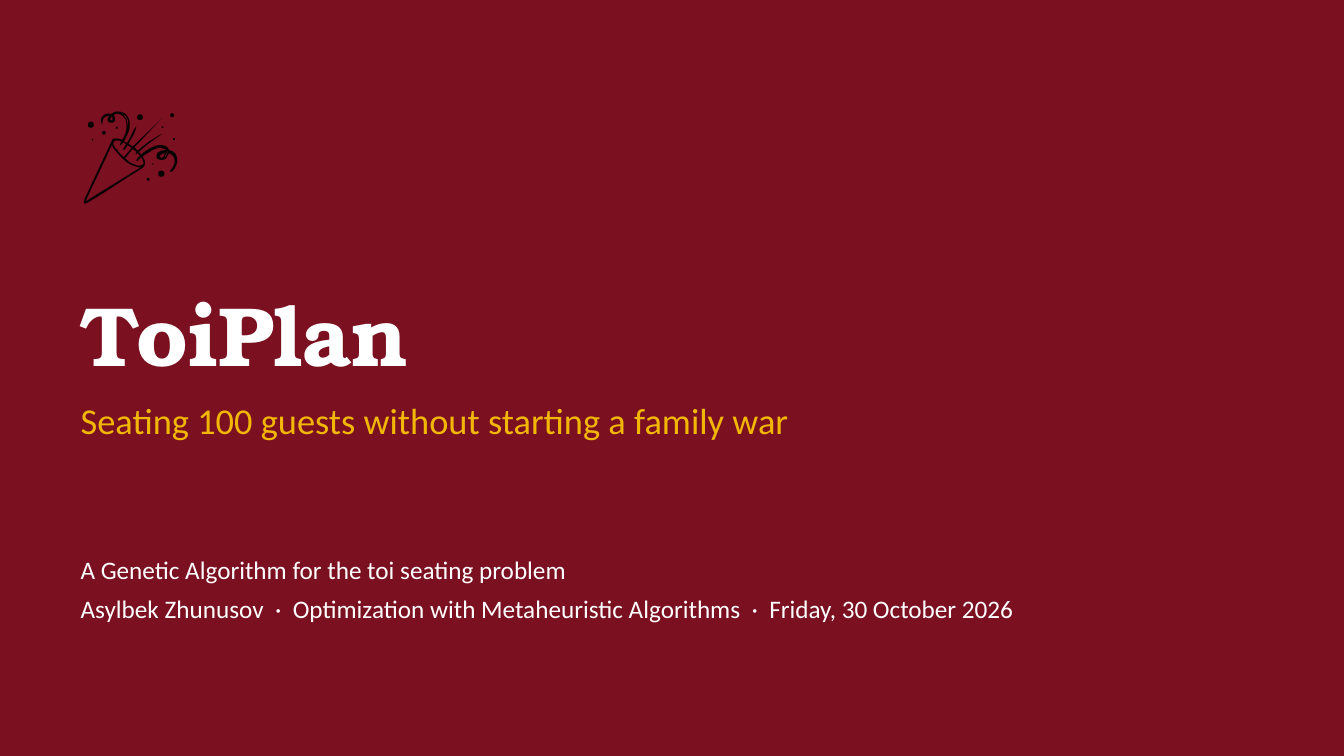
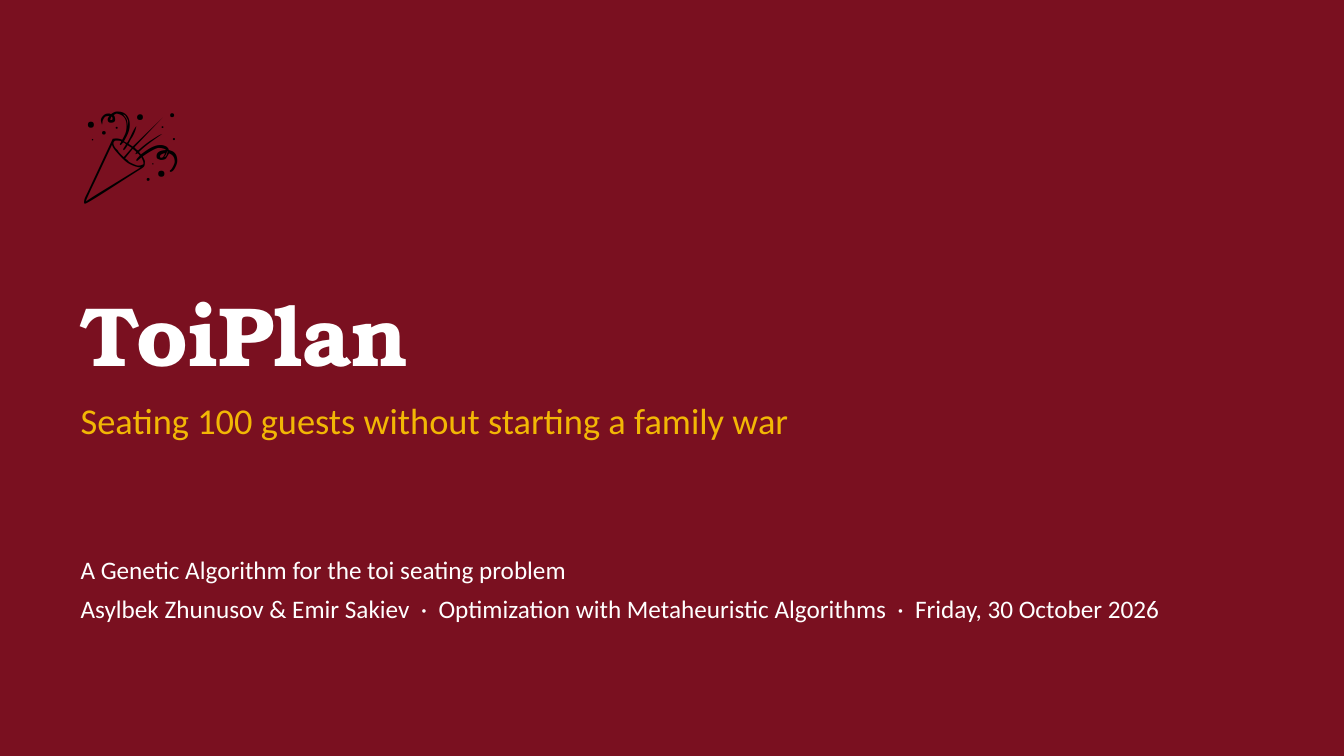
Before and after one commit to iamthefamous/presentation, a slide deck: slide 1 of ToiPlan.pptx. Drawn at 1344x756 pixels with LibreOffice and Linux fonts; fonts in the diff are those of the drawing. Boxes give left, top, right and bottom in pixels: in the first picture for what was removed or moved away, otherwise in the second. Text is boxed around its words. In the diff, an @@ line names an element or a change of style, - is before the commit and + after.

```diff
--- a/ToiPlan.pptx
+++ b/ToiPlan.pptx
@@ text at [81, 600, 1159, 623]: text changed @@
-Asylbek Zhunusov · Optimization with Metaheuristic Algorithms · Friday, 30 October 2026
+Asylbek Zhunusov & Emir Sakiev · Optimization with Metaheuristic Algorithms · Friday, 30 October 2026
```
Also in this commit, not shown: 1 other file.
